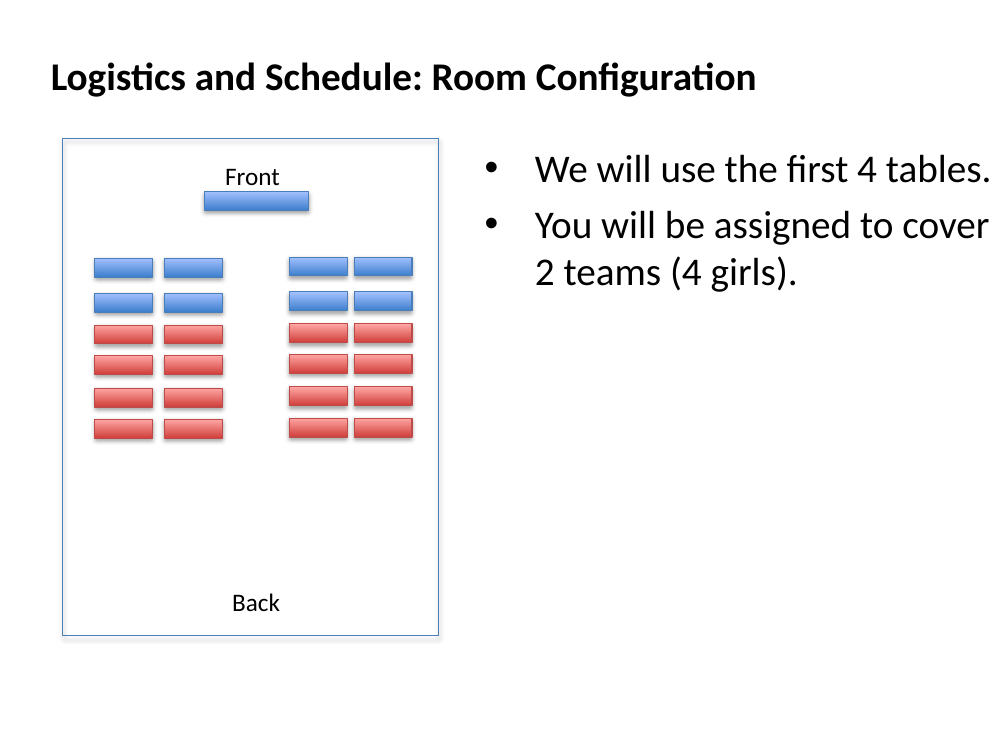
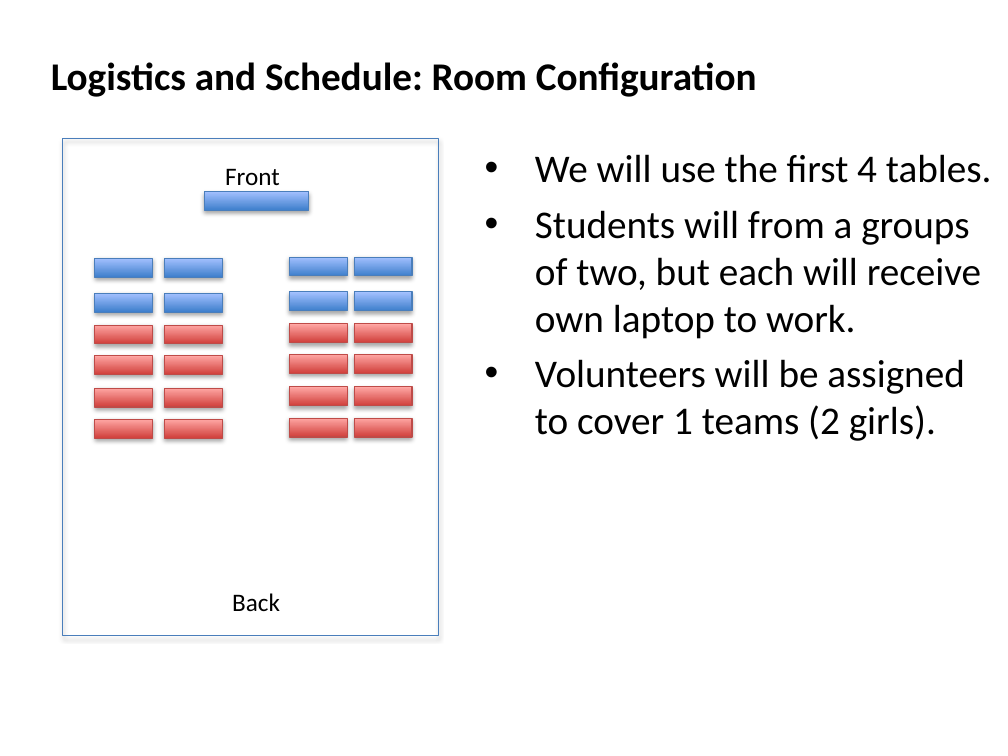
Before and after one commit to phillipa/LED-Programming-Workshop, a slide deck: slide 7 of GirlsInc Eureka 2018/Presentations/outreach-training.pptx. Drawn at 1008x756 pixels with LibreOffice and Linux fonts; fonts in the diff are those of the drawing. Boxes give left, top, right and bottom in pixels: in the first picture for what was removed or moved away, otherwise in the second. Text is boxed around its words. In the diff, an @@ line names an element or a change of style, - is before the commit and + after.

```diff
--- a/GirlsInc Eureka 2018/Presentations/outreach-training.pptx
+++ b/GirlsInc Eureka 2018/Presentations/outreach-training.pptx
@@ text at [535, 210, 981, 441]: text changed @@
-• You will be assigned to cover 2 teams (4 girls).
+• Students will from a groups of two, but each will receive own laptop to work.
+• Volunteers will be assigned to cover 1 teams (2 girls).
```
Also in this commit, not shown: 5 other slides changed.
